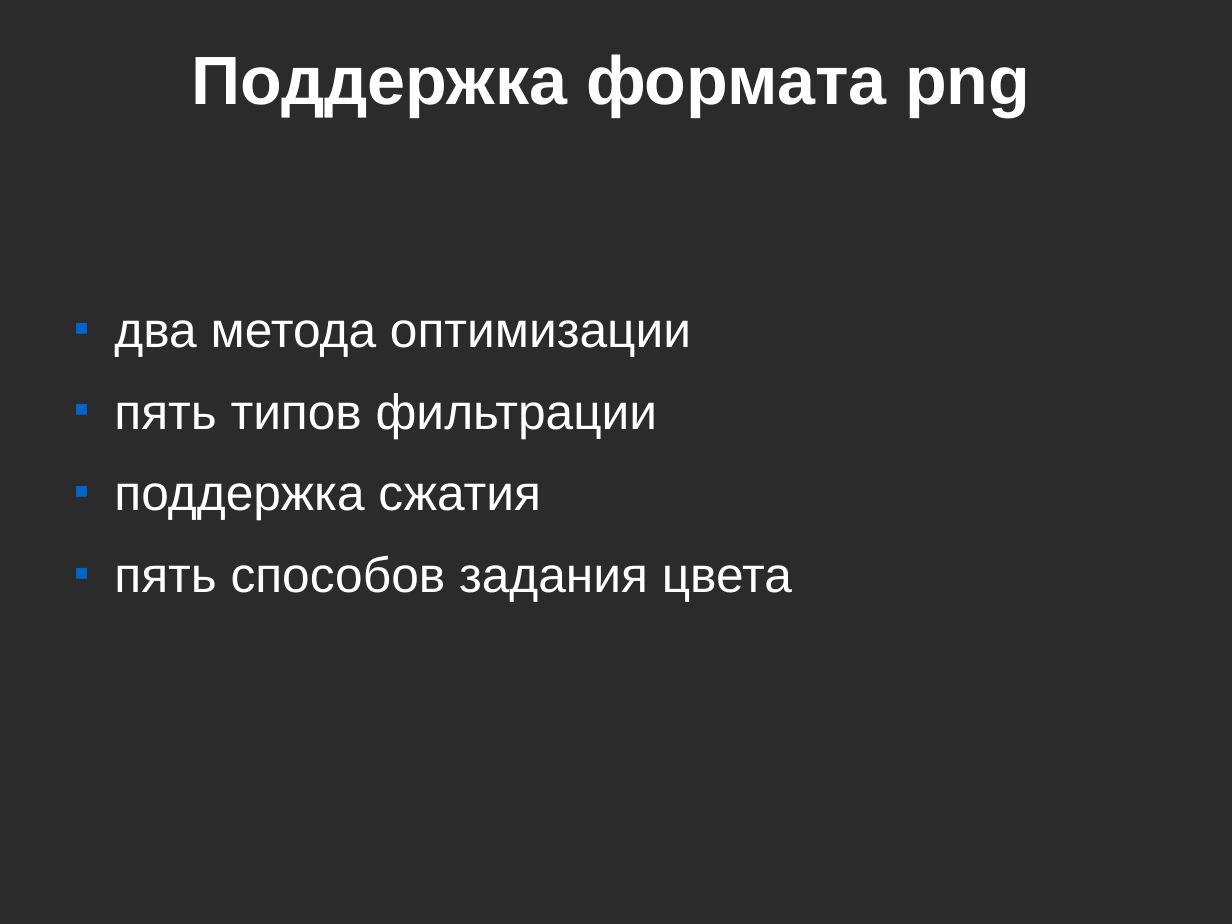
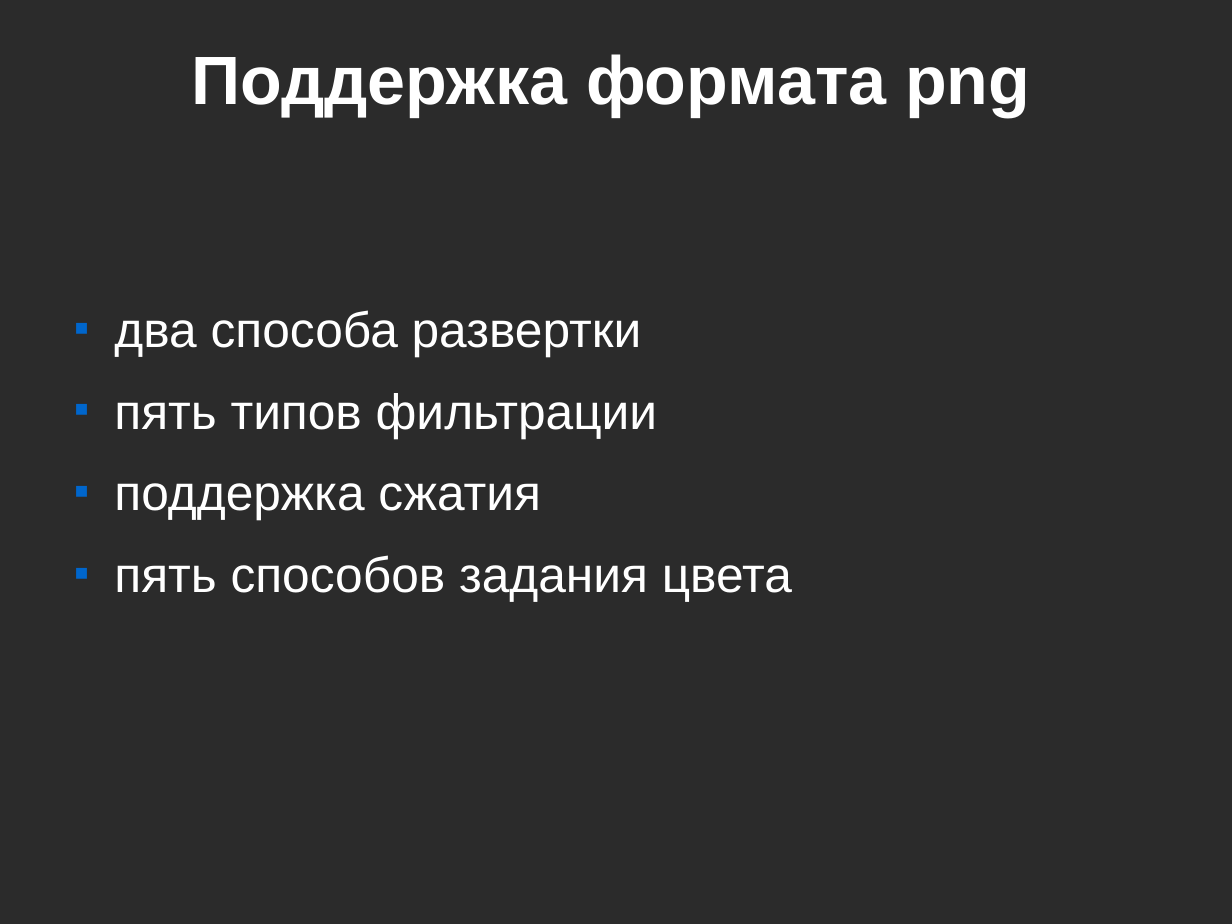
Before and after one commit to tipe/searchbycolor, a slide deck: slide 5 of Presentation.odp. Drawn at 1232x924 pixels with LibreOffice and Linux fonts; fonts in the diff are those of the drawing; background and template pictures are left out; a plain dark background stands for a picture behind light text. Boxes give left, top, right and bottom in pixels: in the first picture for what was removed or moved away, otherwise in the second. Text is boxed around its words. In the diff, an @@ line names an element or a change of style, - is before the commit and + after.

```diff
--- a/Presentation.odp
+++ b/Presentation.odp
@@ text at [114,310,642,357]: text changed @@
-■ два метода оптимизации
+■ два способа развертки
```
Also in this commit, not shown: 3 other slides changed, 1 slide added, 1 slide removed.
